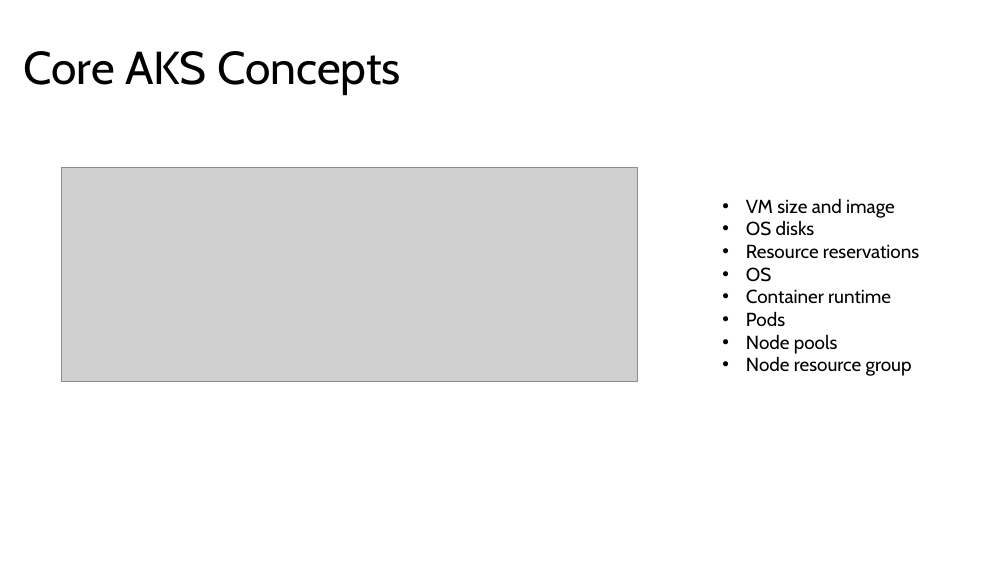
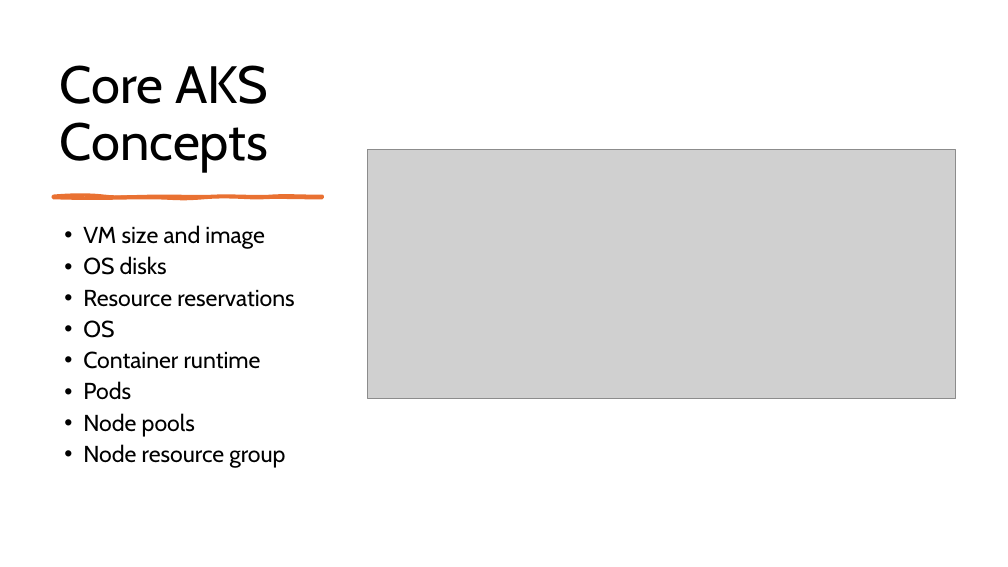
Before and after one commit to fhbilgen/AKSWorkshop, a slide deck: slide 7 of AKS.pptx. Drawn at 1008x567 pixels with LibreOffice and Linux fonts; fonts in the diff are those of the drawing; grey boxes stand for pictures. Boxes give left, top, right and bottom in pixels: in the first picture for what was removed or moved away, otherwise in the second. Text is boxed around its words. In the diff, an @@ line names an element or a change of style, - is before the commit and + after.

```diff
--- a/AKS.pptx
+++ b/AKS.pptx
@@ title "Core AKS Concepts": place and size @@
-title "Core AKS Concepts" at (24, 51, 401, 95)
+title "Core AKS Concepts" at (60, 65, 268, 172)
@@ title "Core AKS Concepts" at (60, 65, 268, 172): size 44 to 50 pt; vertical alignment middle to bottom @@
@@ picture: place and size @@
-picture at (61, 168, 637, 381)
+picture at (368, 150, 956, 399)
@@ freeform shape added at (53, 197, 322, 198), fill #E97132, outline #E97132 3 pt @@
@@ text "VM size and image": place and size @@
-text "VM size and image" at (746, 198, 919, 376)
+text "VM size and image" at (83, 225, 295, 468)
@@ text "VM size and image" at (83, 225, 295, 468): size 18 to 22 pt; indent changed; line spacing 1 to 0.9; more space between paragraphs @@
```
Also in this commit, not shown: 7 other slides changed, 23 slides added, 27 other files.
